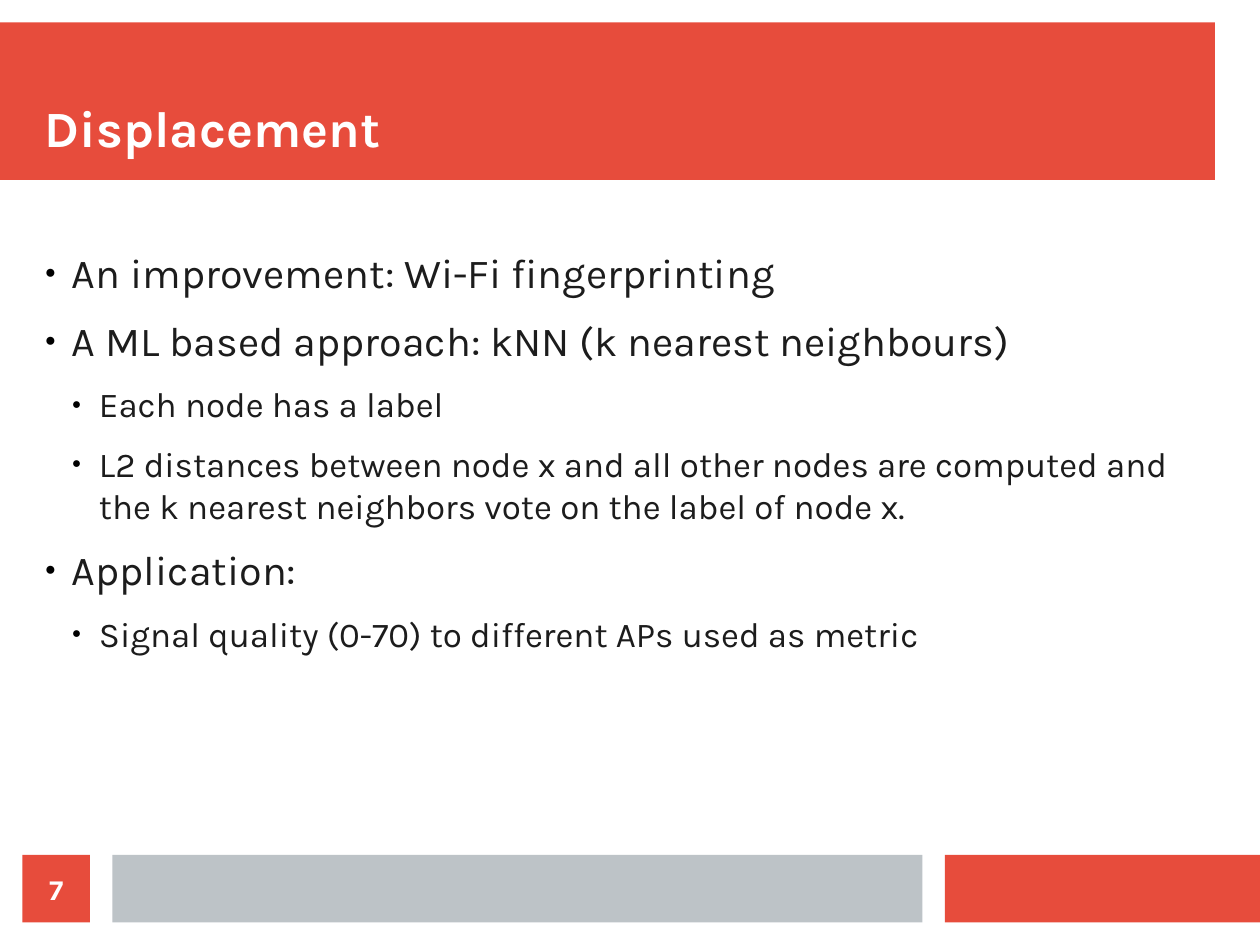
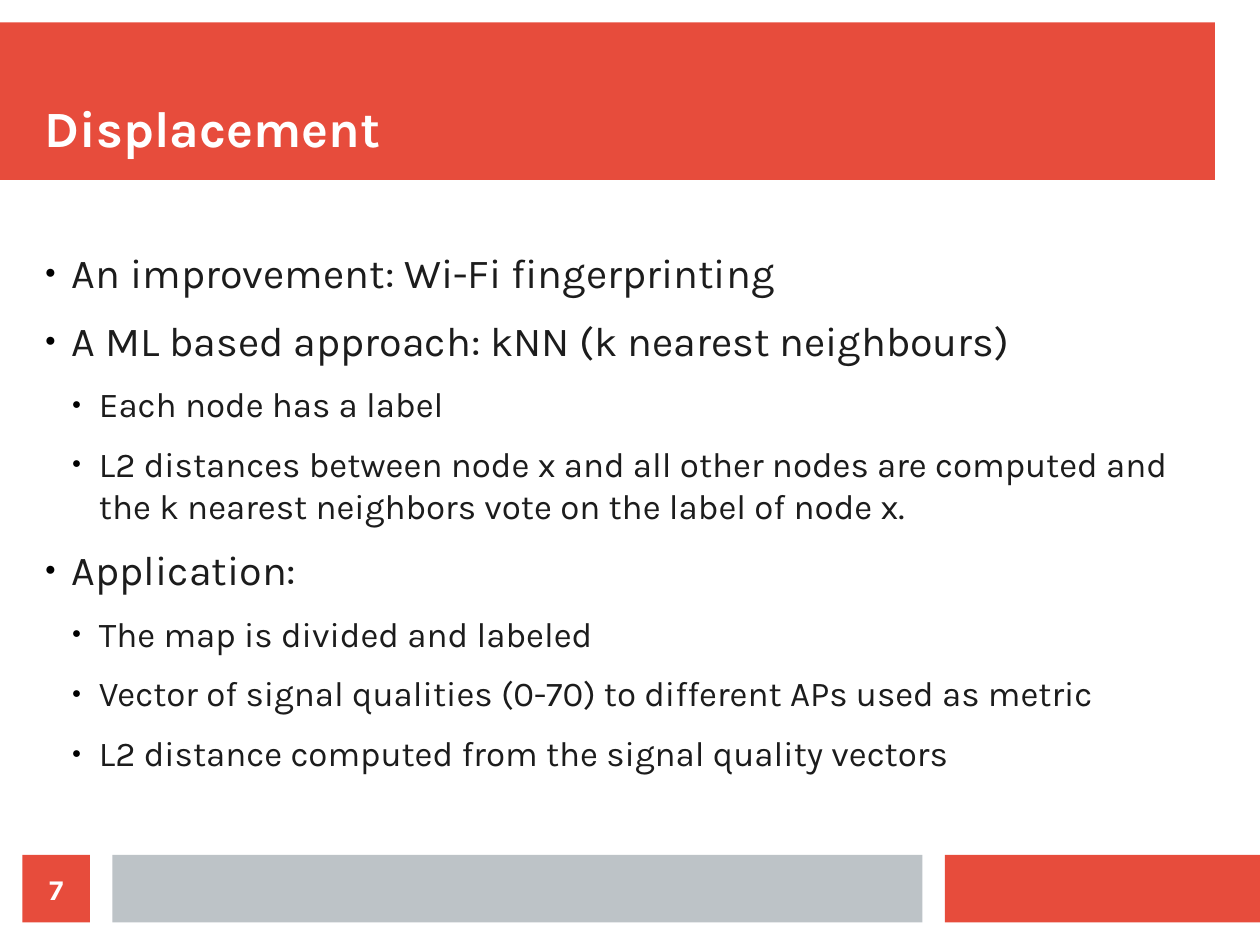
Before and after one commit to sherylll/indoorNav, a slide deck: slide 7 of notes.odp. Drawn at 1260x945 pixels with LibreOffice and Linux fonts; fonts in the diff are those of the drawing. Boxes give left, top, right and bottom in pixels: in the first picture for what was removed or moved away, otherwise in the second. Text is boxed around its words. In the diff, an @@ line names an element or a change of style, - is before the commit and + after.

Commit message:
slides

```diff
--- a/notes.odp
+++ b/notes.odp
@@ text at [99,623,1093,775]: text changed @@
-  ● Signal quality (0-70) to different APs used as metric
+  ● The map is divided and labeled
+  ● Vector of signal qualities (0-70) to different APs used as metric
+  ● L2 distance computed from the signal quality vectors
```
Also in this commit, not shown: 2 slides removed.
